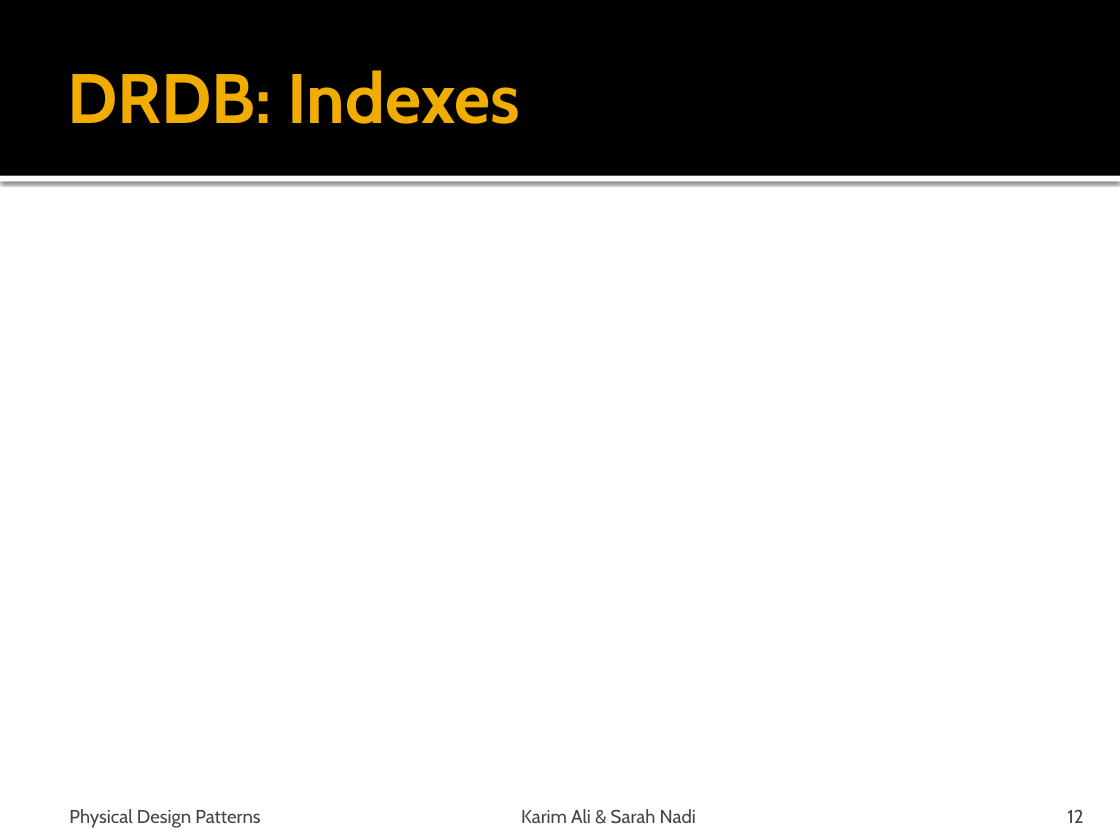
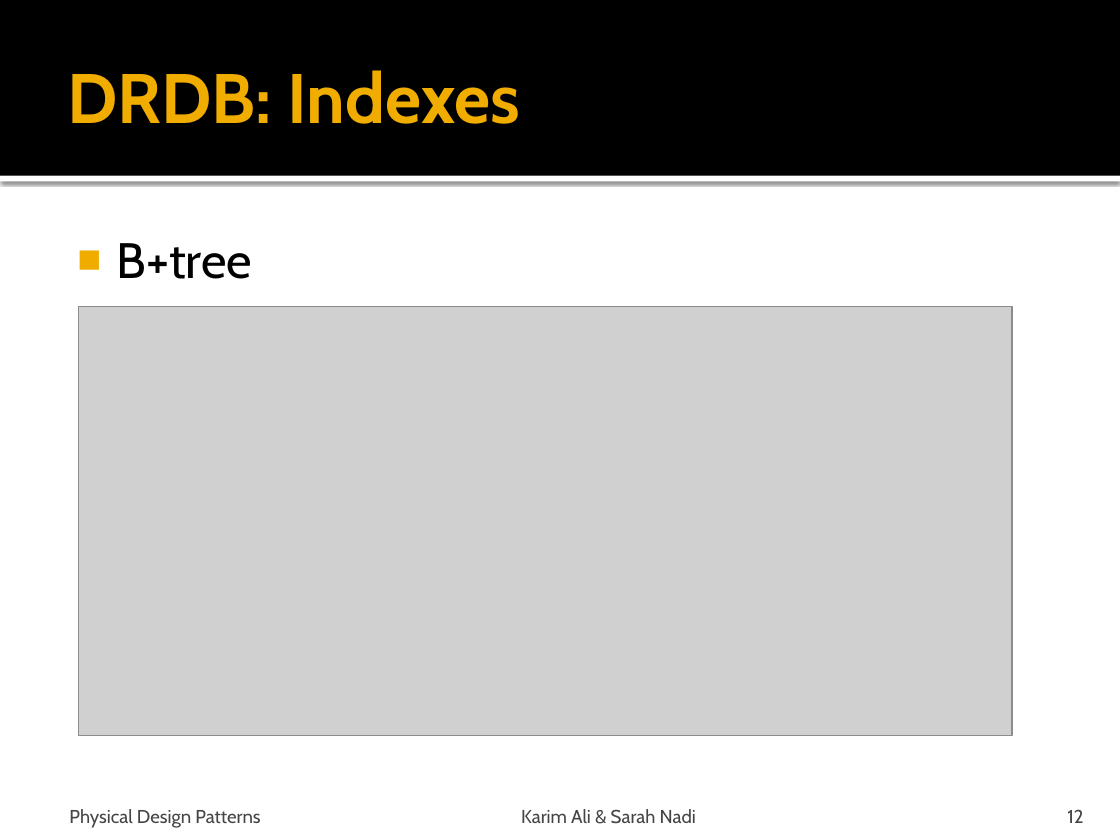
Before and after one commit to snadi/cs848-db, a slide deck: slide 12 of cs848-db/PhysDesignPres.pptx. Drawn at 1120x840 pixels with LibreOffice and Linux fonts; fonts in the diff are those of the drawing; grey boxes stand for pictures. Boxes give left, top, right and bottom in pixels: in the first picture for what was removed or moved away, otherwise in the second. Text is boxed around its words. In the diff, an @@ line names an element or a change of style, - is before the commit and + after.

```diff
--- a/cs848-db/PhysDesignPres.pptx
+++ b/cs848-db/PhysDesignPres.pptx
@@ text added at [116,243,252,279], 32 pt, text #000000 @@
+■ B+tree
@@ picture added at [78,306,1011,735] @@
```
Also in this commit, not shown: 9 other slides changed, 2 slides removed, 3 other files.
